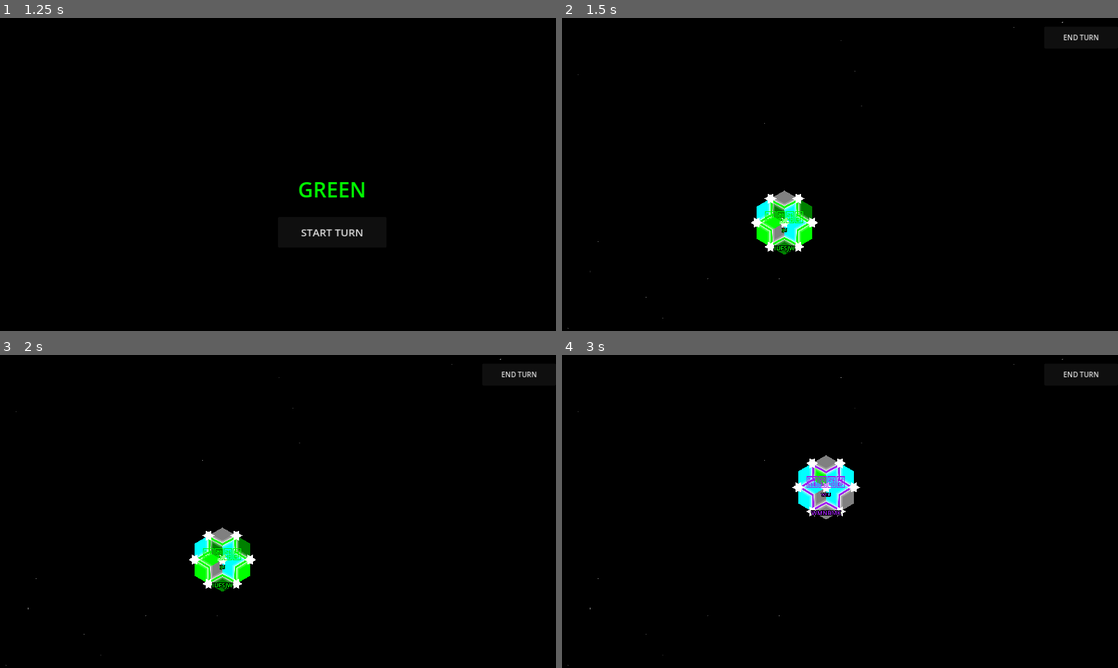
Above: before the commit, frames 1-4 (two rows, left to right).
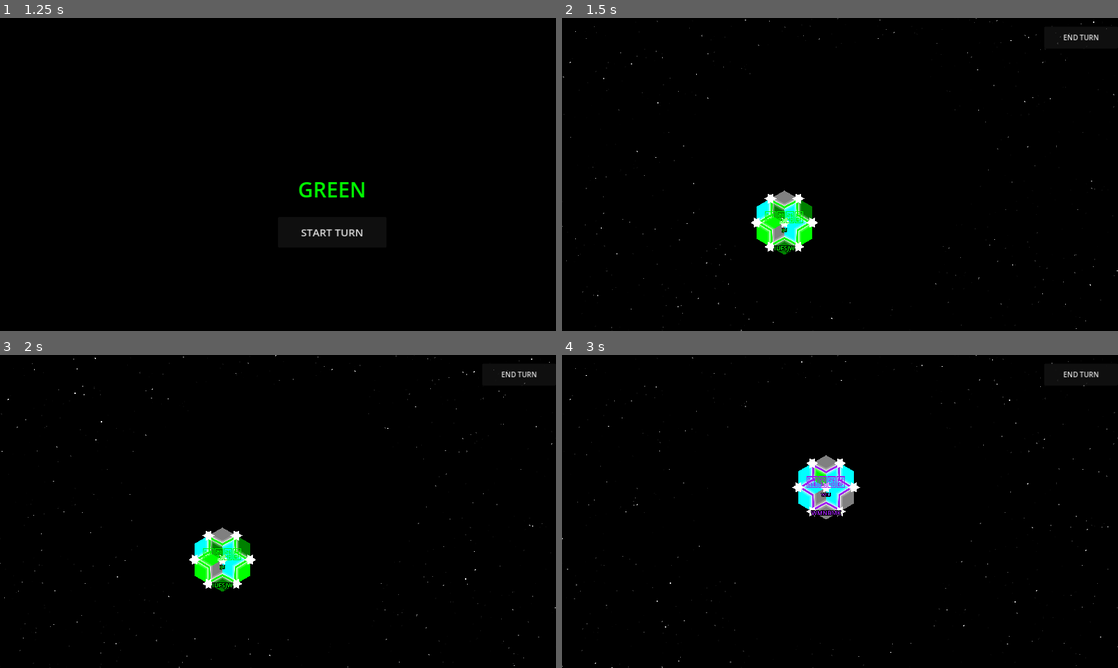
Above: after the commit, the same moments.

Repository: Cy13eruna/VyV
Game: Godot game, scene res://main.tscn
Two runs of this game, one before a commit and one after it. Both use one fixed random seed, a clock stepped at 60 frames per second and the inputs below.
Inputs:
- Up to frame 1 (1.25 s): click "2" at 0.5 s
- Up to frame 2 (1.5 s): click "START TURN" at 1.25 s
- Up to frame 3 (2 s): no input
- Up to frame 4 (3 s): click "END TURN" at 2 s; click "START TURN" at 2.75 s

Frame 1 is identical in both runs. In frame 2, 0.1% of the frame differs, in the area x 0-100%, y 0-100%; in frame 3, 0.1%; in frame 4, 0.1%.

Commit message:
DARK KUBE

Diff:
--- a/src/systems/grid/GridManager.gd
+++ b/src/systems/grid/GridManager.gd
@@ -5,7 +5,6 @@
 const Interaction = preload("res://src/systems/grid/GridInteractions.gd")
 const Mover = preload("res://src/systems/movement/UnitMover.gd")
 const PathfinderScript = preload("res://src/systems/movement/Pathfinder.gd")
-
 const VagabondScript = preload("res://src/systems/entities/Vagabond.gd")
 
 # Componentes
@@ -24,17 +23,24 @@
 func _ready() -> void:
 	add_to_group("grid_manager")
 
+	# 1. Garantir que o Painter exista
 	painter = get_node_or_null("GridPainter")
 	if not painter:
 		painter = GridPainterScript.new()
 		painter.name = "GridPainter"
 		add_child(painter)
 
+	# 2. Conectar Sinais
 	if is_instance_valid(Signals):
-		# Esta era a linha causando o erro: a função _on_unit_selected precisa existir abaixo
-		Signals.unit_selected.connect(_on_unit_selected)
-		Signals.unit_deselected.connect(clear_highlights)
-		Signals.turn_started.connect(func(_id, _col): clear_highlights())
+		if not Signals.unit_selected.is_connected(_on_unit_selected):
+			Signals.unit_selected.connect(_on_unit_selected)
+		if not Signals.unit_deselected.is_connected(clear_highlights):
+			Signals.unit_deselected.connect(clear_highlights)
+		if not Signals.turn_started.is_connected(_on_turn_started):
+			Signals.turn_started.connect(_on_turn_started)
+
+func _on_turn_started(_id: int, _col: Color) -> void:
+	clear_highlights()
 
 # --- REAÇÃO A EVENTOS ---
 
@@ -71,6 +77,8 @@
 		return
 
 	var u_pos = v.grid_pos.snapped(Vector2(0.1, 0.1))
+
+	# Tenta pegar a referência de terreno do painter ou do manager global
 	var terrain_mgr = painter.get("terrain_ref") if painter else null
 
 	var allied_domains = _get_allied_domain_positions(v.owner_id)
@@ -101,6 +109,26 @@
 	reachable_nodes.clear()
 	if painter:
 		painter.update_reachable([], Color.WHITE)
+
+# --- INICIALIZAÇÃO CRÍTICA ---
+
+func setup_map(p_radius: int) -> void:
+	map_radius = p_radius
+
+	# 1. Gera a estrutura geométrica básica
+	data.generate_hex_grid(map_radius, tile_size)
+
+	# 2. Busca o TerrainManager (Ele deve estar na árvore ou em um grupo)
+	var terrain_mgr = get_tree().get_first_node_in_group("terrain_manager")
+
+	# 3. MANDA O TERRENO GERAR AS ARESTAS NO DATA (Essencial para não ficar transparente)
+	if terrain_mgr and terrain_mgr.has_method("generate_random_terrain"):
+		terrain_mgr.generate_random_terrain(data)
+
+	# 4. Só agora faz o setup do Painter (Com os dados de arestas já preenchidos)
+	if painter:
+		painter.set("terrain_ref", terrain_mgr)
+		painter.setup(data, tile_size)
 
 # --- EXECUÇÃO DE MOVIMENTO ---
 
@@ -140,9 +168,3 @@
 			clean_pos.append(p.snapped(Vector2(0.1, 0.1)))
 		return clean_pos
 	return []
-
-func setup_map(p_radius: int) -> void:
-	map_radius = p_radius
-	data.generate_hex_grid(map_radius, tile_size)
-	if painter:
-		painter.setup(data, tile_size)
--- a/src/systems/grid/GridPainter.gd
+++ b/src/systems/grid/GridPainter.gd
@@ -21,9 +21,8 @@
 const COLOR_OFF = Color.BLACK
 const COLOR_ON = Color.WHITE
 
-# Configurações do visual de movimento
-const INDICATOR_RADIUS_PCT = 0.5  # Não alterar o valor ao lado
-const GRADIENT_STEPS = 12         # Mais passos para um degradê perfeito
+const INDICATOR_RADIUS_PCT = 0.5
+const GRADIENT_STEPS = 12
 
 func _ready() -> void:
 	_setup_layers()
@@ -32,10 +31,9 @@
 func _setup_layers() -> void:
 	for child in get_children(): child.queue_free()
 
-	# 1. SKY LAYER (Estático via CanvasLayer)
-	# O CanvasLayer ignora a transformação da câmera (movimento/zoom)
+	# 1. SKY LAYER (Fundo absoluto)
 	var sky_canvas = CanvasLayer.new()
-	sky_canvas.layer = -100 # Camada de fundo absoluto
+	sky_canvas.layer = -100
 	add_child(sky_canvas)
 
 	sky_layer = Node2D.new()
@@ -43,21 +41,21 @@
 	sky_layer.name = "SkyLayer"
 	sky_canvas.add_child(sky_layer)
 
-	# 2. EDGES LAYER (Bordas/Caminhos - Segue a câmera)
+	# 2. EDGES LAYER
 	edges_layer = Node2D.new()
 	edges_layer.name = "EdgesLayer"
 	edges_layer.z_index = -5
 	add_child(edges_layer)
 	edges_layer.draw.connect(_draw_edges)
 
-	# 3. INDICATORS LAYER (Círculos de Movimento - Segue a câmera)
+	# 3. INDICATORS LAYER
 	indicators_layer = Node2D.new()
 	indicators_layer.name = "IndicatorsLayer"
 	indicators_layer.z_index = -2
 	add_child(indicators_layer)
 	indicators_layer.draw.connect(_draw_indicators)
 
-	# 4. NODES LAYER (Pontos do Grid - Segue a câmera)
+	# 4. NODES LAYER
 	nodes_layer = Node2D.new()
 	nodes_layer.name = "NodesLayer"
 	nodes_layer.z_index = -1
@@ -97,7 +95,23 @@
 	if is_instance_valid(indicators_layer): indicators_layer.queue_redraw()
 	if is_instance_valid(nodes_layer): nodes_layer.queue_redraw()
 
-## --- DESENHO DOS CÍRCULOS DEGRADÊS ---
+# --- AUXILIAR DE TRADUÇÃO DE ID ---
+
+func _parse_edge_id(id) -> Array:
+	if id is String and "_" in id:
+		var parts = id.split("_")
+		if parts.size() == 2:
+			var p1_s = parts[0].split(",")
+			var p2_s = parts[1].split(",")
+			return [
+				Vector2(float(p1_s[0]), float(p1_s[1])),
+				Vector2(float(p2_s[0]), float(p2_s[1]))
+			]
+	elif id is Array and id.size() >= 2:
+		return [Vector2(id[0]), Vector2(id[1])]
+	return []
+
+# --- DESENHO ---
 
 func _draw_indicators() -> void:
 	var base_radius = tile_size * INDICATOR_RADIUS_PCT
@@ -108,23 +122,27 @@
 	for i in range(GRADIENT_STEPS):
 		var t = float(i) / float(GRADIENT_STEPS)
 		var current_radius = lerp(max_radius, max_radius * 0.1, t)
-
 		var alpha = lerp(0.0, 0.6, t * t)
 		var step_color = color
 		step_color.a = alpha
-
 		indicators_layer.draw_circle(pos, current_radius, step_color)
-
-## --- DESENHO DE TERRENO E NODES ---
 
 func _draw_edges() -> void:
 	if not grid_data or not terrain_ref: return
-	for edge_data in revealed_edges:
-		if edge_data is Array and edge_data.size() == 2:
-			var p1 = edge_data[0]
-			var p2 = edge_data[1]
-			var edge_color = terrain_ref.get_edge_color(p1, p2)
-			var poly = HexMath.get_edge_polygon(p1, p2, tile_size)
+
+	# PASSO 1: Fundo preto para TODAS as arestas (bloqueia o céu)
+	for edge_key in grid_data.edges.keys():
+		var pts = _parse_edge_id(edge_key)
+		if pts.size() == 2:
+			var poly = HexMath.get_edge_polygon(pts[0], pts[1], tile_size)
+			edges_layer.draw_colored_polygon(poly, Color.BLACK)
+
+	# PASSO 2: Arestas reveladas (Cores do terreno)
+	for edge_id in revealed_edges:
+		var pts = _parse_edge_id(edge_id)
+		if pts.size() == 2:
+			var edge_color = terrain_ref.get_edge_color(pts[0], pts[1])
+			var poly = HexMath.get_edge_polygon(pts[0], pts[1], tile_size)
 			edges_layer.draw_colored_polygon(poly, edge_color)
 
 func _draw_nodes() -> void:
--- a/src/systems/grid/Sky.gd
+++ b/src/systems/grid/Sky.gd
@@ -1,51 +1,99 @@
 # res://src/systems/grid/Sky.gd
 extends Node2D
 
-const HexMath = preload("res://src/core/math/HexMath.gd")
+@export var star_count: int = 25000
+@export var star_min_size: float = 0.5
+@export var star_max_size: float = 2
+@export var star_opacity_min: float = 0.3
+@export var star_opacity_max: float = 1.0
 
-@export var star_count: int = 200
-@export var star_min_size: float = 1.0
-@export var star_max_size: float = 2.5
-@export var star_opacity_min: float = 0.1
-@export var star_opacity_max: float = 0.7
-
-var star_data: Array = []
+var _mesh_instance: MeshInstance2D
 
 func _ready() -> void:
-	z_index = -10 # Garante que está atrás de tudo
-	_generate_stars()
+	z_index = -10
+	_generate_sky_mesh()
+	_apply_twinkle_shader()
 
-func _generate_stars() -> void:
-	star_data.clear()
+func _generate_sky_mesh() -> void:
+	var mesh = ArrayMesh.new()
+	var vertices = PackedVector2Array()
+	var uvs = PackedVector2Array() # USADO PARA DESSINCRONIZAR (X=Speed, Y=Phase)
+	var colors = PackedColorArray() # USADO PARA OPACIDADE BASE
+	var indices = PackedInt32Array()
+
 	var rng = RandomNumberGenerator.new()
 	rng.randomize()
-
-	# Definimos uma área grande para cobrir movimentações de câmera
-	var area = Vector2(2500, 1500)
+	var area = Vector2(3500, 2000)
 
 	for i in range(star_count):
-		var star = {
-			"pos": Vector2(rng.randf_range(-area.x, area.x), rng.randf_range(-area.y, area.y)),
-			"size": rng.randf_range(star_min_size, star_max_size),
-			"alpha": rng.randf_range(star_opacity_min, star_opacity_max),
-			"pulse_speed": rng.randf_range(1.0, 3.0),
-			"offset": rng.randf_range(0, PI * 2)
-		}
-		star_data.append(star)
+		var pos = Vector2(rng.randf_range(-area.x, area.x), rng.randf_range(-area.y, area.y))
+		var radius = rng.randf_range(star_min_size, star_max_size)
 
-func _draw() -> void:
-	var time = Time.get_ticks_msec() / 1000.0
+		# Geramos dados únicos por estrela
+		var speed = rng.randf_range(0.8, 3.5)
+		var phase = rng.randf_range(0.0, 1000.0) # Phase bem alta para garantir variação
+		var base_opacity = rng.randf_range(star_opacity_min, star_opacity_max)
 
-	for star in star_data:
-		# Efeito opcional de cintilação (pulso no alpha)
-		var pulse = (sin(time * star.pulse_speed + star.offset) + 1.0) * 0.5
-		var final_alpha = lerp(star_opacity_min, star.alpha, pulse)
-		var color = Color(1, 1, 1, final_alpha)
+		var star_uv = Vector2(speed, phase)
+		var star_color = Color(1.0, 1.0, 1.0, base_opacity)
 
-		# Estrela hexagonal
-		var tris = HexMath.get_hexagram_triangles(star.pos, star.size, 0.0)
-		draw_colored_polygon(tris[0], color)
-		draw_colored_polygon(tris[1], color)
+		var start_index = vertices.size()
 
-func _process(_delta: float) -> void:
-	queue_redraw() # Necessário para a animação de brilho
+		# Vértice Central
+		vertices.append(pos)
+		uvs.append(star_uv)
+		colors.append(star_color)
+
+		# 6 Vértices do Hexágono
+		for j in range(6):
+			var angle = deg_to_rad(60 * j - 30)
+			vertices.append(pos + Vector2(cos(angle), sin(angle)) * radius)
+			uvs.append(star_uv)
+			colors.append(star_color)
+
+			indices.append(start_index)
+			indices.append(start_index + 1 + j)
+			indices.append(start_index + 1 + ((j + 1) % 6))
+
+	var arrays = []
+	arrays.resize(Mesh.ARRAY_MAX)
+	arrays[Mesh.ARRAY_VERTEX] = vertices
+	arrays[Mesh.ARRAY_TEX_UV] = uvs
+	arrays[Mesh.ARRAY_COLOR] = colors
+	arrays[Mesh.ARRAY_INDEX] = indices
+
+	mesh.add_surface_from_arrays(Mesh.PRIMITIVE_TRIANGLES, arrays)
+
+	_mesh_instance = MeshInstance2D.new()
+	_mesh_instance.mesh = mesh
+	add_child(_mesh_instance)
+
+func _apply_twinkle_shader() -> void:
+	var shader = Shader.new()
+	shader.code = """
+	shader_type canvas_item;
+
+	void fragment() {
+		// UV.x guarda a velocidade
+		// UV.y guarda o offset/fase
+		float speed = UV.x;
+		float phase = UV.y;
+		float base_a = COLOR.a;
+
+		// TIME + phase garante que cada estrela esteja em um ponto diferente da curva
+		// O uso de fract no tempo ajuda a manter a precisão após horas de jogo
+		float t = TIME + phase;
+		float twinkle = (sin(t * speed) + 1.0) * 0.5;
+
+		// Torna o brilho mais "afiado" (pica-pisca real em vez de fade suave)
+		twinkle = pow(twinkle, 4.0);
+
+		// Mistura entre quase apagada e o brilho máximo definido no COLOR.a
+		float final_a = mix(base_a * 0.05, base_a, twinkle);
+
+		COLOR = vec4(1.0, 1.0, 1.0, final_a);
+	}
+	"""
+	var mat = ShaderMaterial.new()
+	mat.shader = shader
+	_mesh_instance.material = mat
--- a/src/systems/terrain/Terrain.gd
+++ b/src/systems/terrain/Terrain.gd
@@ -17,24 +17,40 @@
 	if not grid_resource or not "nodes" in grid_resource:
 		return
 
+	# Garante que o dicionário de arestas no recurso de dados esteja limpo
+	if "edges" in grid_resource:
+		grid_resource.edges.clear()
+	else:
+		# Caso o grid_resource não tenha a variável definida, tentamos injetar se for Object genérico
+		grid_resource.set("edges", {})
+
 	var nodes_dict = grid_resource.nodes
 	var types = Type.values()
 
 	for pos in nodes_dict.keys():
 		for n_pos in nodes_dict[pos].neighbors:
 			var id = get_edge_id(pos, n_pos)
+
 			if not edges.has(id):
-				edges[id] = types[randi() % types.size()]
+				# 1. Define o tipo de terreno aleatório para lógica interna
+				var random_type = types[randi() % types.size()]
+				edges[id] = random_type
+
+				# 2. CRÍTICO: Registra a existência desta aresta no grid_resource
+				# Isso permite que o GridPainter veja que existe algo para desenhar (o fundo preto)
+				grid_resource.edges[id] = true
 
 func get_edge_id(a: Vector2, b: Vector2) -> String:
 	var p1 = a.snapped(Vector2(0.1, 0.1))
 	var p2 = b.snapped(Vector2(0.1, 0.1))
+	# Ordenação consistente para que (A,B) e (B,A) resultem no mesmo ID
 	if p1.x < p2.x or (p1.x == p2.x and p1.y < p2.y):
 		return "%.1f,%.1f_%.1f,%.1f" % [p1.x, p1.y, p2.x, p2.y]
 	return "%.1f,%.1f_%.1f,%.1f" % [p2.x, p2.y, p1.x, p1.y]
 
 func get_edge_color(a: Vector2, b: Vector2) -> Color:
 	var id = get_edge_id(a, b)
+	# Se a aresta não existir no dicionário (ex: fora do mapa), retorna Plains por padrão
 	var type = edges.get(id, Type.PLAINS)
 	return DATA[type].color
 
@@ -44,9 +60,11 @@
 	return not DATA[type].vis
 
 func blocks_movement(a: Vector2, b: Vector2, allied_nodes: Array = []) -> bool:
+	# Lógica de Domains (Caminho livre entre aliados)
 	for pos in allied_nodes:
 		if a.distance_to(pos) < 0.1 and b.distance_to(pos) < 0.1:
 			return false
+
 	var id = get_edge_id(a, b)
 	var type = edges.get(id, Type.PLAINS)
 	return not DATA[type].move
